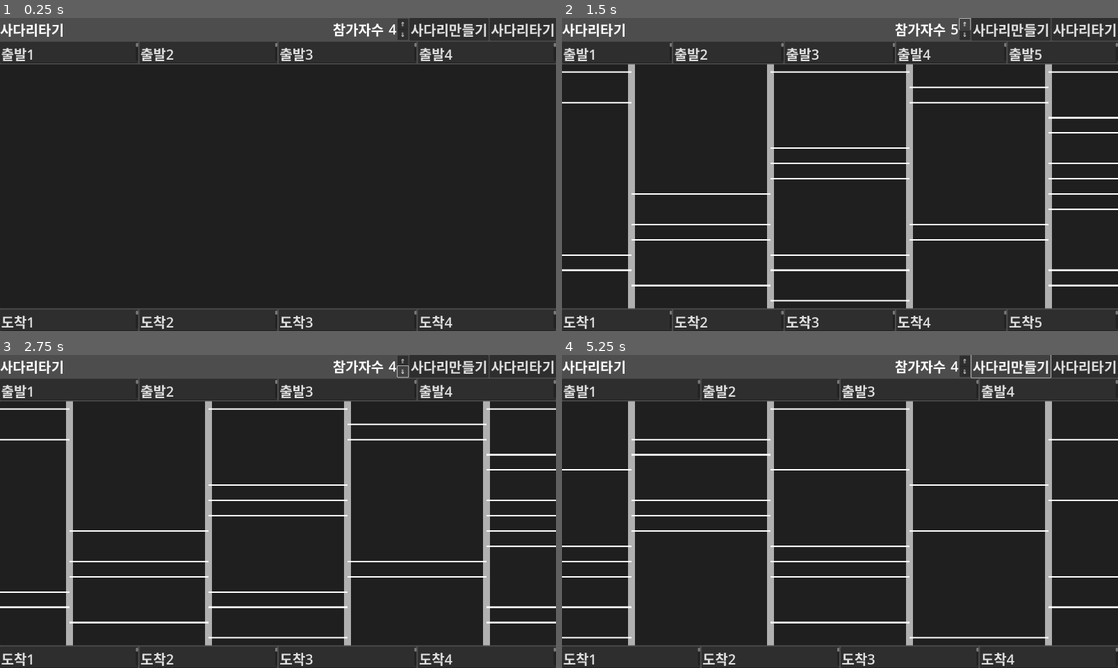
Above: before the commit, frames 1-4 (two rows, left to right).
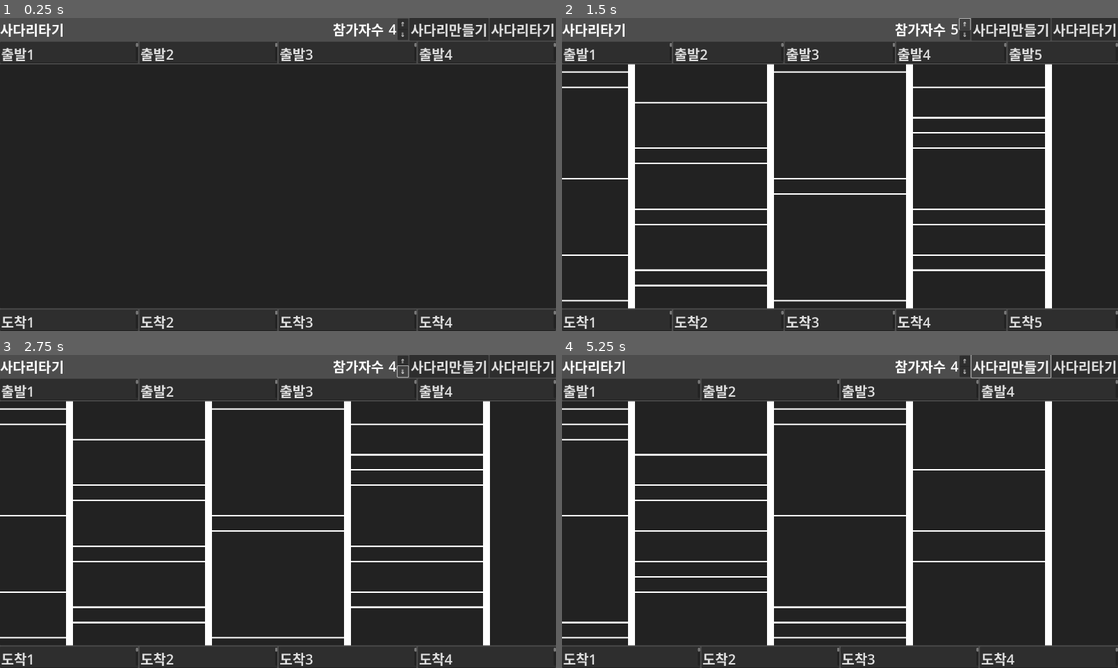
Above: after the commit, the same moments.

Repository: kasworld/gd4laddergame
Game: Godot game, scene res://사다리타기.tscn
The game is run twice, just before and just after one commit, with the same random seed, the same clock (stepped at 60 frames per second) and the same inputs.
Inputs:
- Up to frame 1 (0.25 s): no input
- Up to frame 2 (1.5 s): click "사다리만들기" at 0.5 s; click "⇑" at 1.25 s
- Up to frame 3 (2.75 s): click "⇓" at 2 s
- Up to frame 4 (5.25 s): click "사다리타기" at 2.75 s; click "⇑" at 3.5 s; click "⇓" at 4.25 s; click "사다리만들기" at 5 s

The runs differ from the first frame. In frame 2, 7.3% of the frame differs, in the area x 0-100%, y 14-93%; in frame 3, 7.3%; in frame 4, 6.9%.

Commit message:
사다리 문제, 풀이 분리

Diff:
--- a/사다리타기.gd
+++ b/사다리타기.gd
@@ -1,8 +1,8 @@
 extends VBoxContainer
 
 @onready var 참가자수 = $"HBoxContainer/참가자수"
-@onready var 세로선들 = $"사다리들/세로선들"
-@onready var 가로선들 = $"사다리들/가로선들"
+@onready var 사다리문제 = $"사다리들/문제"
+@onready var 사다리풀이 = $"사다리들/풀이"
 
 # Array[참가자수][참가자수*4]Bool
 var 사다리만들기자료 :Array
@@ -43,48 +43,52 @@
 		도착지점.size_flags_horizontal = Control.SIZE_EXPAND_FILL
 		$"도착지점들".add_child(도착지점)
 
-func 세로선만들기()->void:
-	for n in 세로선들.get_children():
-		세로선들.remove_child(n)
+func 사다리문제만들기()->void:
+	for n in 사다리문제.get_children():
+		사다리문제.remove_child(n)
+	var n = 참가자수.get_value()
+	for x in n:
+		var 세로줄 = 세로줄만들기(x)
+		사다리문제.add_child(세로줄)
+
+	var 선만듬:bool
+	for y in n*4:
+		for x in n:
+			if 선만듬 or randf() < 0.5:
+				선만듬 = false
+				continue
+			var 가로줄 = 가로줄만들기(x,y)
+			사다리문제.add_child(가로줄)
+			선만듬 = true
+
+func 세로줄만들기(x :int)->Line2D:
 	var n =  참가자수.get_value()
 	var 간격 = $"사다리들".size.x / n
 	var y1 = 0
-	var y2 = 세로선들.size.y
-	for i in n:
-		var 세로줄 = Line2D.new()
-		세로줄.default_color = Color.WHITE
-		세로줄.width = 간격/20
-		세로줄.add_point(Vector2(i*간격+간격/2,y1))
-		세로줄.add_point(Vector2(i*간격+간격/2,y2))
-		세로선들.add_child(세로줄)
+	var y2 = $"사다리들".size.y
+	var 세로줄 = Line2D.new()
+	세로줄.default_color = Color.WHITE
+	세로줄.width = 간격/20
+	세로줄.add_point(Vector2(x*간격+간격/2,y1))
+	세로줄.add_point(Vector2(x*간격+간격/2,y2))
+	return 세로줄
 
-
-func 가로선만들기()->void:
-	for n in 가로선들.get_children():
-		가로선들.remove_child(n)
+func 가로줄만들기(x :int, y:int )->Line2D:
 	var n =  참가자수.get_value()
 	var 간격x = $"사다리들".size.x / n
 	var 간격y = $"사다리들".size.y / n /4
-	var 선만듬:bool
-	for y in n*4:
-		for x in n+1:
-			if 선만듬 or randf() < 0.6:
-				선만듬 = false
-				continue
-			var 가로줄 = Line2D.new()
-			가로줄.default_color = Color.WHITE
-			가로줄.width = 간격y/10
-			가로줄.add_point(Vector2(x*간격x-간격x/2,y*간격y+간격y/2))
-			가로줄.add_point(Vector2(x*간격x+간격x/2,y*간격y+간격y/2))
-			가로선들.add_child(가로줄)
-			선만듬 = true
+	var 가로줄 = Line2D.new()
+	가로줄.default_color = Color.WHITE
+	가로줄.width = 간격y/10
+	가로줄.add_point(Vector2(x*간격x-간격x/2,y*간격y+간격y/2))
+	가로줄.add_point(Vector2(x*간격x+간격x/2,y*간격y+간격y/2))
+	return 가로줄
 
 func _on_참가자수_value_changed(idx: int) -> void:
 	참가자수변경()
 
 func _on_만들기단추_pressed() -> void:
-	세로선만들기()
-	가로선만들기()
+	사다리문제만들기()
 
 func _on_풀기단추_pressed() -> void:
 	pass # Replace with function body.
--- a/사다리타기.tscn
+++ b/사다리타기.tscn
@@ -40,11 +40,11 @@
 layout_mode = 2
 size_flags_vertical = 3
 
-[node name="세로선들" type="Panel" parent="사다리들"]
+[node name="문제" type="Panel" parent="사다리들"]
 layout_mode = 2
 
-[node name="가로선들" type="Panel" parent="사다리들"]
-self_modulate = Color(1, 1, 1, 0.572549)
+[node name="풀이" type="Panel" parent="사다리들"]
+visible = false
 layout_mode = 2
 
 [node name="도착지점들" type="HBoxContainer" parent="."]
